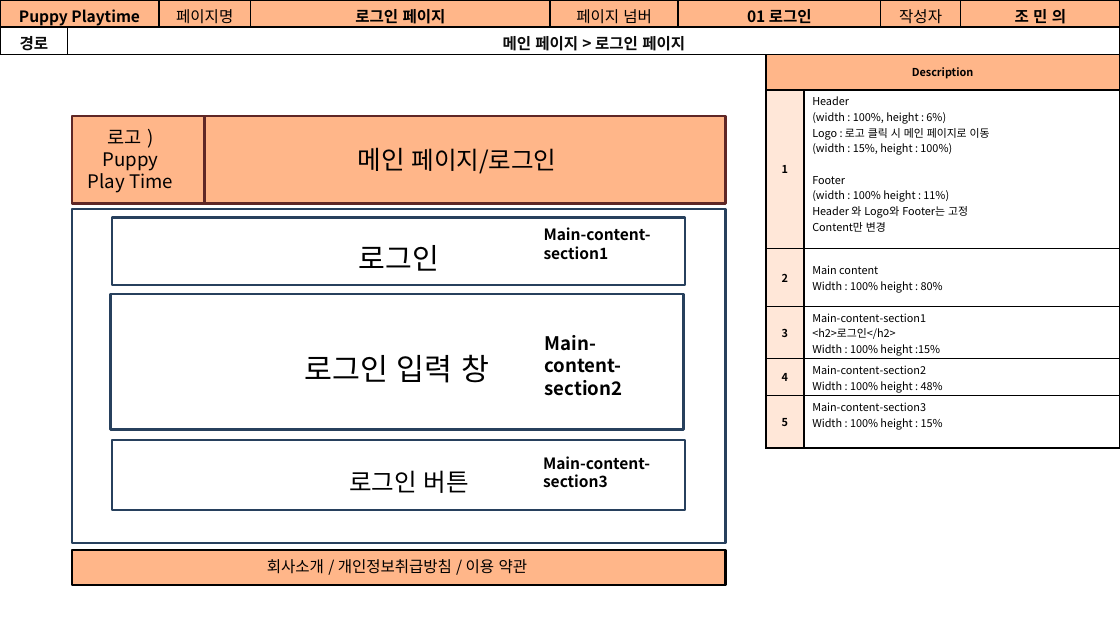
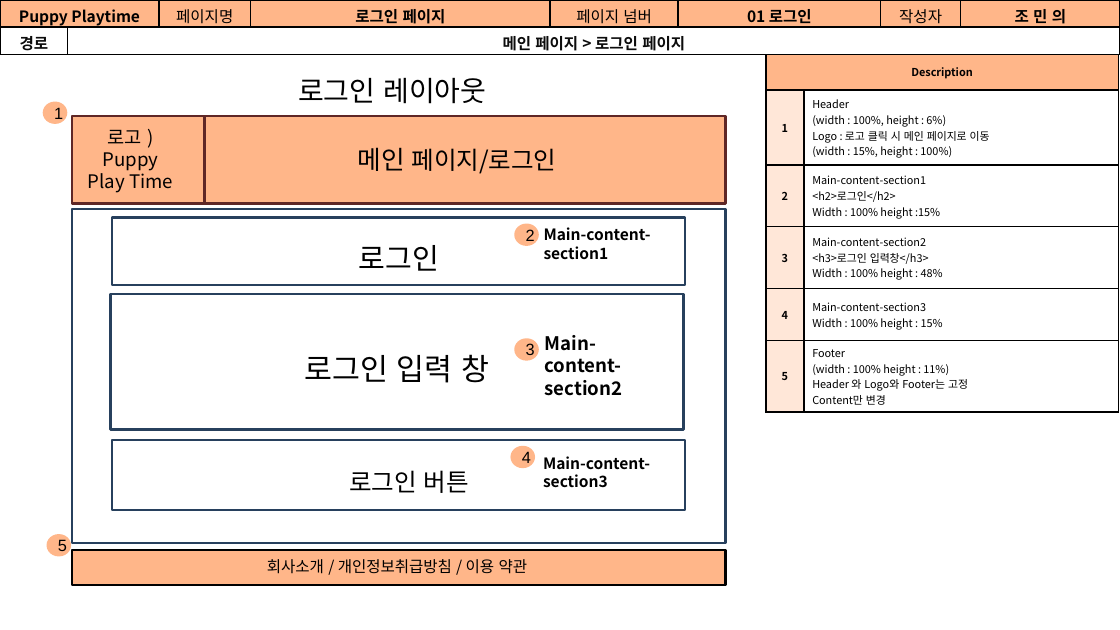
Before and after one commit to Jogging-Kim-Chaebak/PuppyPlaytime, a slide deck: slide 7 of 프로젝트 산출물/9. 스토리보드/Puppy Playtime 사용자 스토리보드.pptx. Drawn at 1120x630 pixels with LibreOffice and Linux fonts; fonts in the diff are those of the drawing. Boxes give left, top, right and bottom in pixels: in the first picture for what was removed or moved away, otherwise in the second. Text is boxed around its words. In the diff, an @@ line names an element or a change of style, - is before the commit and + after.

```diff
--- a/프로젝트 산출물/9. 스토리보드/Puppy Playtime 사용자 스토리보드.pptx
+++ b/프로젝트 산출물/9. 스토리보드/Puppy Playtime 사용자 스토리보드.pptx
@@ table at (x1=766, y1=54, x2=1119, y2=411) @@
-row 2, column 2: Header / (width : 100%, height : 6%) / Logo : 로고 클릭 시 메인 페이지로 이동 / (width : 15%, height : 100%) / Footer / (width : 100% height : 11%) / Header 와 Logo와 Footer는 고정 / Content만 변경
+row 2, column 2: Header / (width : 100%, height : 6%) / Logo : 로고 클릭 시 메인 페이지로 이동 / (width : 15%, height : 100%)
-row 3, column 2: Main content / Width : 100% height : 80%
+row 3, column 2: Main-content-section1 / <h2>로그인</h2> / Width : 100% height :15%
-row 4, column 2: Main-content-section1 / <h2>로그인</h2> / Width : 100% height :15%
+row 4, column 2: Main-content-section2 / <h3>로그인 입력창</h3> / Width : 100% height : 48%
-row 5, column 2: Main-content-section2 / Width : 100% height : 48%
+row 5, column 2: Main-content-section3 / Width : 100% height : 15%
-row 6, column 2: Main-content-section3 / Width : 100% height : 15%
+row 6, column 2: Footer / (width : 100% height : 11%) / Header 와 Logo와 Footer는 고정 / Content만 변경
@@ text added at (x1=298, y1=77, x2=486, y2=104), 18 pt, text #000000 @@
+로그인 레이아웃
@@ ellipse added at (x1=45, y1=103, x2=66, y2=122), fill #FFB689, outline #FFB689 2 pt, 10.5 pt, text #000000 @@
+1
@@ ellipse added at (x1=515, y1=225, x2=536, y2=244), fill #FFB689, outline #FFB689 2 pt, 10.5 pt, text #000000 @@
+2
@@ ellipse added at (x1=515, y1=339, x2=536, y2=358), fill #FFB689, outline #FFB689 2 pt, 10.5 pt, text #000000 @@
+3
@@ ellipse added at (x1=512, y1=447, x2=533, y2=466), fill #FFB689, outline #FFB689 2 pt, 10.5 pt, text #000000 @@
+4
@@ ellipse added at (x1=48, y1=535, x2=69, y2=554), fill #FFB689, outline #FFB689 2 pt, 10.5 pt, text #000000 @@
+5
```
Also in this commit, not shown: 14 other slides changed, 9 slides added, 1 slide removed, 1 other file.
